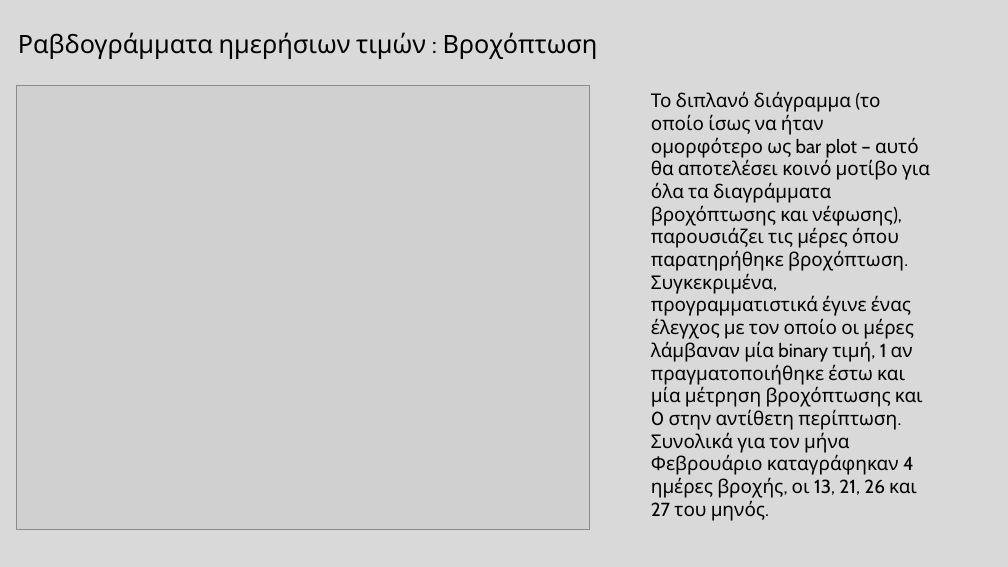
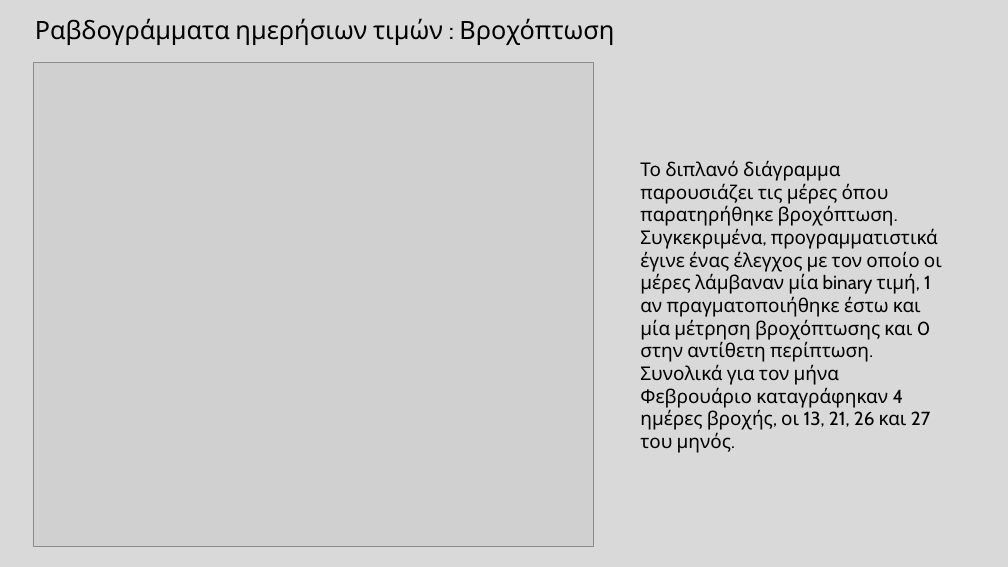
Before and after one commit to nadezsha/MSc---Applied-Meteorology-and-Environmental-Physics, a slide deck: slide 7 of Synoptic and Dynamic Meteorology/training_task/01ΜeteorologicalObservationsOnTheGround.pptx. Drawn at 1008x567 pixels with LibreOffice and Linux fonts; fonts in the diff are those of the drawing; grey boxes stand for pictures. Boxes give left, top, right and bottom in pixels: in the first picture for what was removed or moved away, otherwise in the second. Text is boxed around its words. In the diff, an @@ line names an element or a change of style, - is before the commit and + after.

```diff
--- a/Synoptic and Dynamic Meteorology/training_task/01ΜeteorologicalObservationsOnTheGround.pptx
+++ b/Synoptic and Dynamic Meteorology/training_task/01ΜeteorologicalObservationsOnTheGround.pptx
@@ text "Ραβδογράμματα ημερήσιων τιμών : Βροχόπτωση": place and size @@
-text "Ραβδογράμματα ημερήσιων τιμών : Βροχόπτωση" at [18, 32, 598, 59]
+text "Ραβδογράμματα ημερήσιων τιμών : Βροχόπτωση" at [35, 18, 614, 45]
@@ picture: place and size @@
-picture at [16, 85, 590, 530]
+picture at [33, 62, 594, 546]
@@ text at [640, 160, 942, 453]: text changed @@
-Το διπλανό διάγραμμα (το οποίο ίσως να ήταν ομορφότερο ως bar plot – αυτό θα αποτελέσει κοινό μοτίβο για όλα τα διαγράμματα βροχόπτωσης και νέφωσης), παρουσιάζει τις μέρες όπου παρατηρήθηκε βροχόπτωση. Συγκεκριμένα, προγραμματιστικά έγινε ένας έλεγχος με τον οποίο οι μέρες λάμβαναν μία binary τιμή, 1 αν πραγματοποιήθηκε έστω και μία μέτρηση βροχόπτωσης και 0 στην αντίθετη περίπτωση. Συνολικά για τον μήνα Φεβρουάριο καταγράφηκαν 4 ημέρες βροχής, οι 13, 21, 26 και 27 του μηνός.
+Το διπλανό διάγραμμα παρουσιάζει τις μέρες όπου παρατηρήθηκε βροχόπτωση. Συγκεκριμένα, προγραμματιστικά έγινε ένας έλεγχος με τον οποίο οι μέρες λάμβαναν μία binary τιμή, 1 αν πραγματοποιήθηκε έστω και μία μέτρηση βροχόπτωσης και 0 στην αντίθετη περίπτωση. Συνολικά για τον μήνα Φεβρουάριο καταγράφηκαν 4 ημέρες βροχής, οι 13, 21, 26 και 27 του μηνός.
```
Also in this commit, not shown: 18 other slides changed, 5 slides added.
